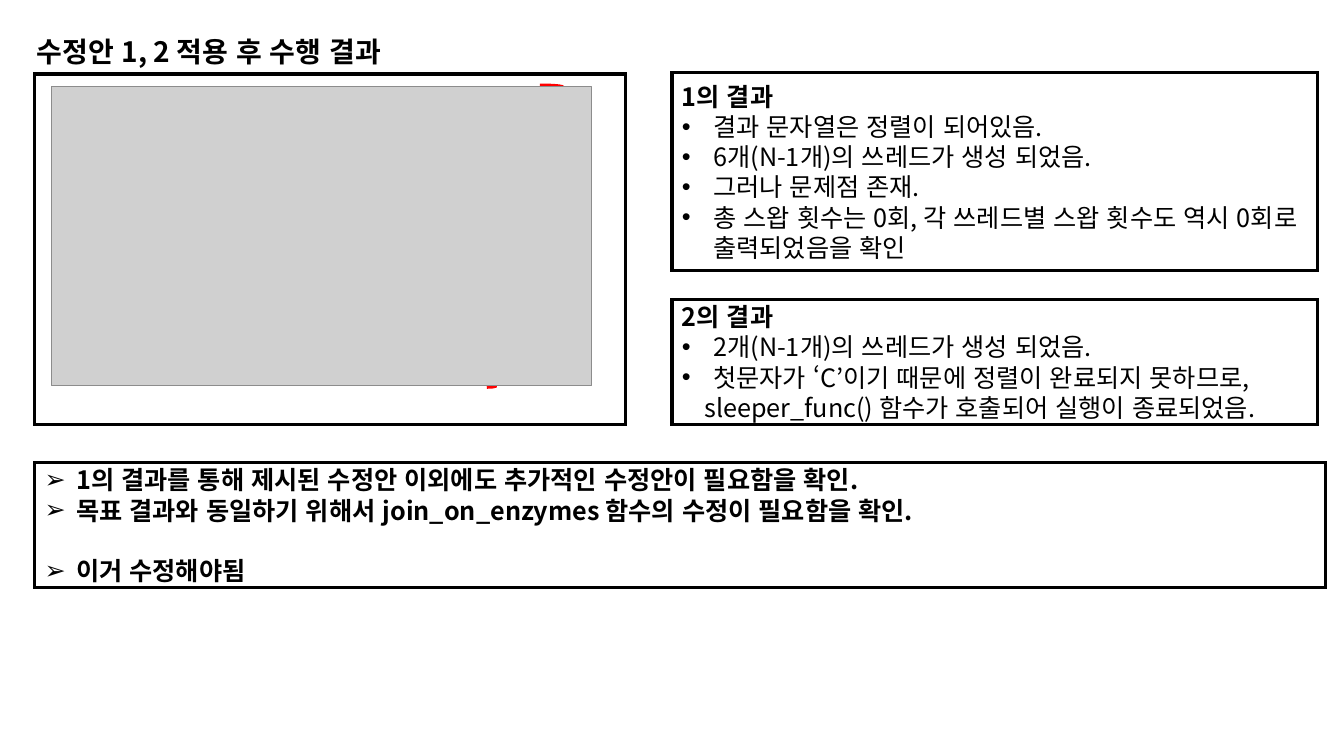
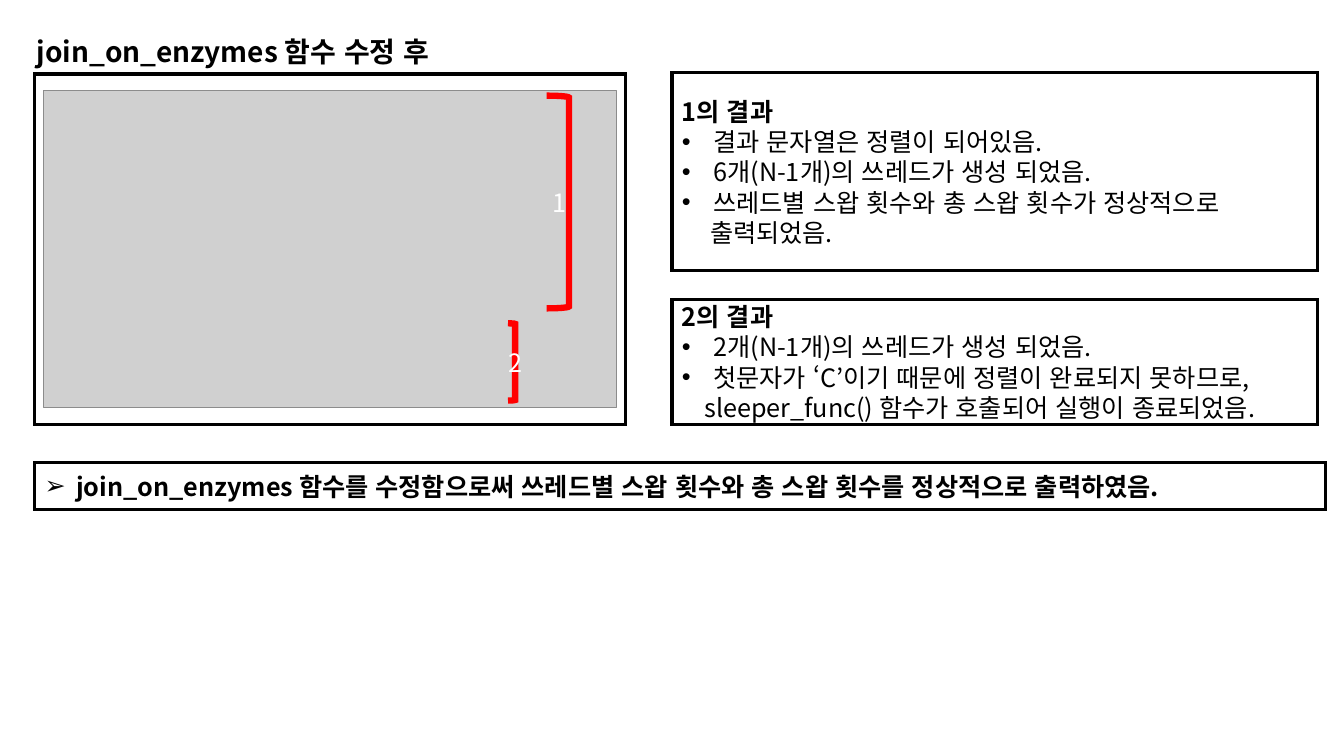
Before and after one commit to dudghks97/OS, a slide deck: slide 5 of 2016305078_최영환_os_report_02.pptx (slide 4 before the commit). Drawn at 1344x756 pixels with LibreOffice and Linux fonts; fonts in the diff are those of the drawing; grey boxes stand for pictures. Boxes give left, top, right and bottom in pixels: in the first picture for what was removed or moved away, otherwise in the second. Text is boxed around its words. In the diff, an @@ line names an element or a change of style, - is before the commit and + after.

```diff
--- a/2016305078_최영환_os_report_02.pptx
+++ b/2016305078_최영환_os_report_02.pptx
@@ text at [37, 38, 430, 69]: text changed @@
-수정안 1, 2 적용 후 수행 결과
+join_on_enzymes 함수 수정 후
@@ picture: place and size @@
-picture at [51, 87, 592, 386]
+picture at [43, 91, 617, 407]
@@ right bracket "1": place and size @@
-right bracket "1" at [540, 87, 563, 299]
+right bracket "1" at [546, 96, 569, 309]
@@ text in right bracket at [552, 194, 566, 212]: text added @@
+1
@@ text in rectangle at [710, 191, 1219, 244]: text changed @@
-• 그러나 문제점 존재.
-• 총 스왑 횟수는 0회, 각 쓰레드별 스왑 횟수도 역시 0회로 출력되었음을 확인
+• 쓰레드별 스왑 횟수와 총 스왑 횟수가 정상적으로
+출력되었음.
@@ right bracket "2": place and size @@
-right bracket "2" at [487, 309, 494, 386]
+right bracket "2" at [508, 324, 515, 401]
@@ text in right bracket at [508, 346, 522, 378]: text added @@
+2
@@ rectangle "join_on_enzymes 함수를 수정함으로써 쓰레드별 스왑 ...": place and size @@
-rectangle "join_on_enzymes 함수를 수정함으로써 쓰레드별 스왑 ..." at [34, 463, 1325, 588]
+rectangle "join_on_enzymes 함수를 수정함으로써 쓰레드별 스왑 ..." at [34, 463, 1325, 510]
@@ text in rectangle at [76, 474, 1159, 502]: text changed @@
-➢ 1의 결과를 통해 제시된 수정안 이외에도 추가적인 수정안이 필요함을 확인.
-➢ 목표 결과와 동일하기 위해서 join_on_enzymes 함수의 수정이 필요함을 확인.
-➢ 이거 수정해야됨
+➢ join_on_enzymes 함수를 수정함으로써 쓰레드별 스왑 횟수와 총 스왑 횟수를 정상적으로 출력하였음.
```
Also in this commit, not shown: 2 other slides changed, 8 slides added, 6 slides removed, 3 other files.
